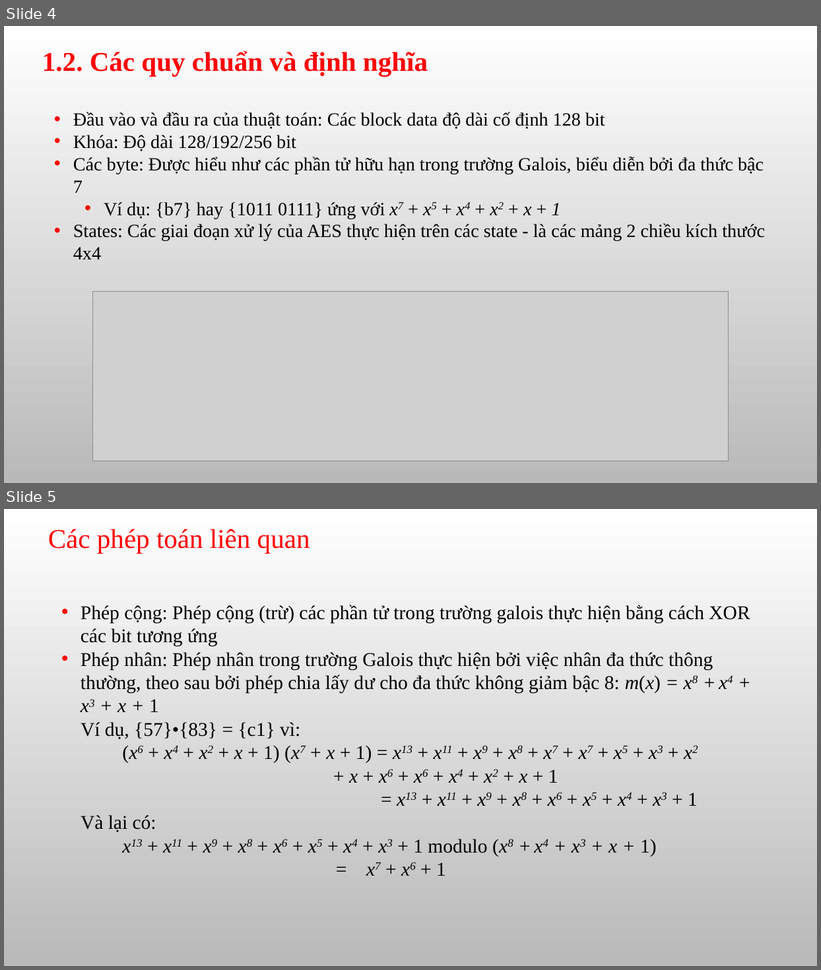
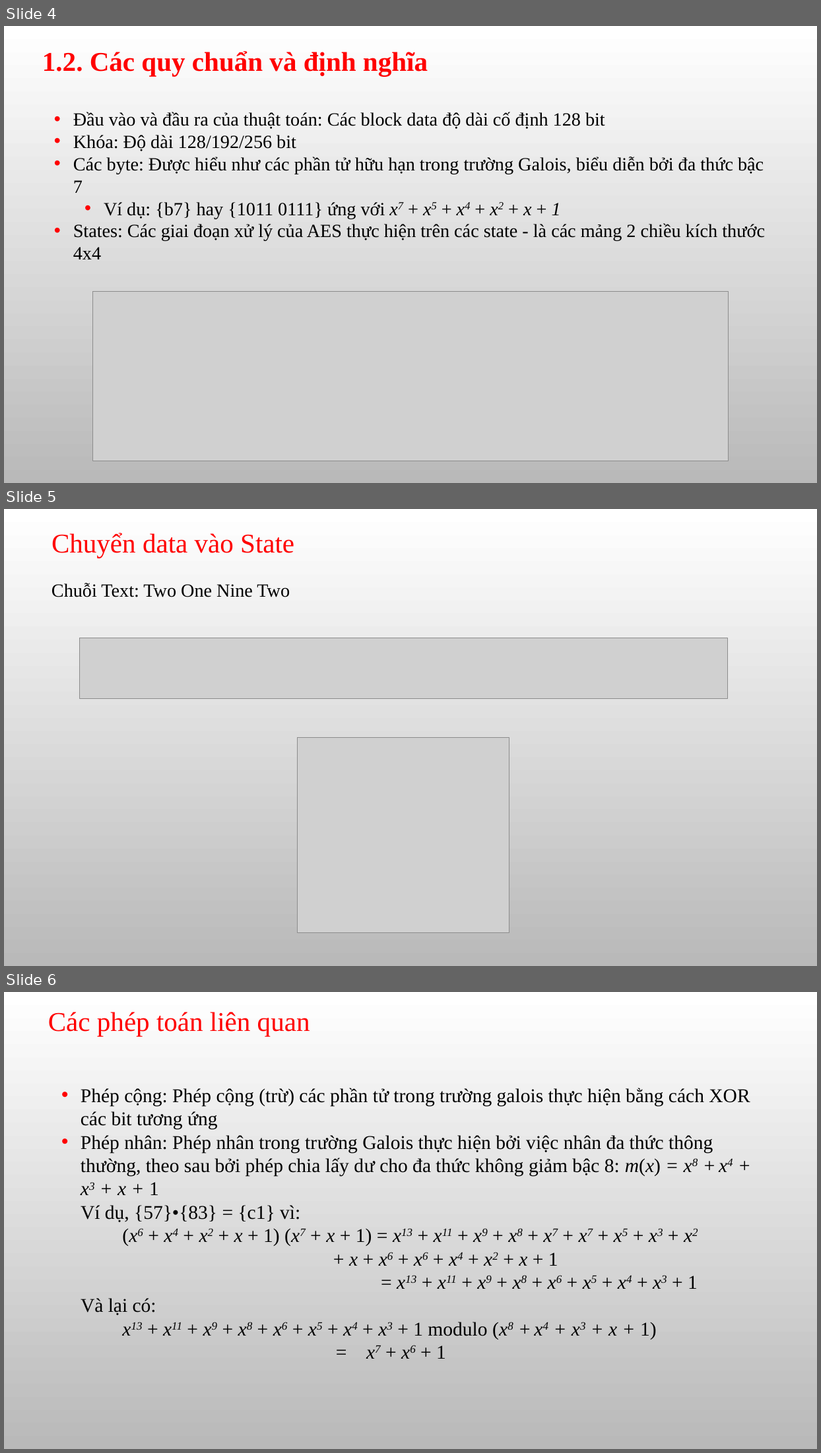
Before and after one commit to hoangtu041997/PM-Final, a slide deck: Slide.pptx. Shown one above the other, each under a label of ours: slides 4 and 5 before the commit, slides 4, 5 and 6 after it. The pictures are 821x970 and 821x1453 pixels, drawn with LibreOffice and Linux fonts; fonts in the diff are those of the drawing; grey boxes stand for pictures; background and template pictures are left out. Boxes give left, top, right and bottom in pixels: in the first picture for what was removed or moved away, otherwise in the second. Text is boxed around its words. In the diff, an @@ line names an element or a change of style, - is before the commit and + after.

```diff
--- a/Slide.pptx
+++ b/Slide.pptx
@@ slide 5 added at (4,509,817,966), background picture (left out) @@
@@ text added at (52,533,294,558), 32 pt, text #FF0000 @@
+Chuyển data vào State
@@ text added at (52,583,290,597), 22 pt, text #000000 @@
+Chuỗi Text: Two One Nine Two
@@ picture added at (80,638,727,699) @@
@@ picture added at (298,738,510,933) @@
@@ what was slide 5 is now slide 6 @@
```
Also in this commit, not shown: 1 slide changed.
